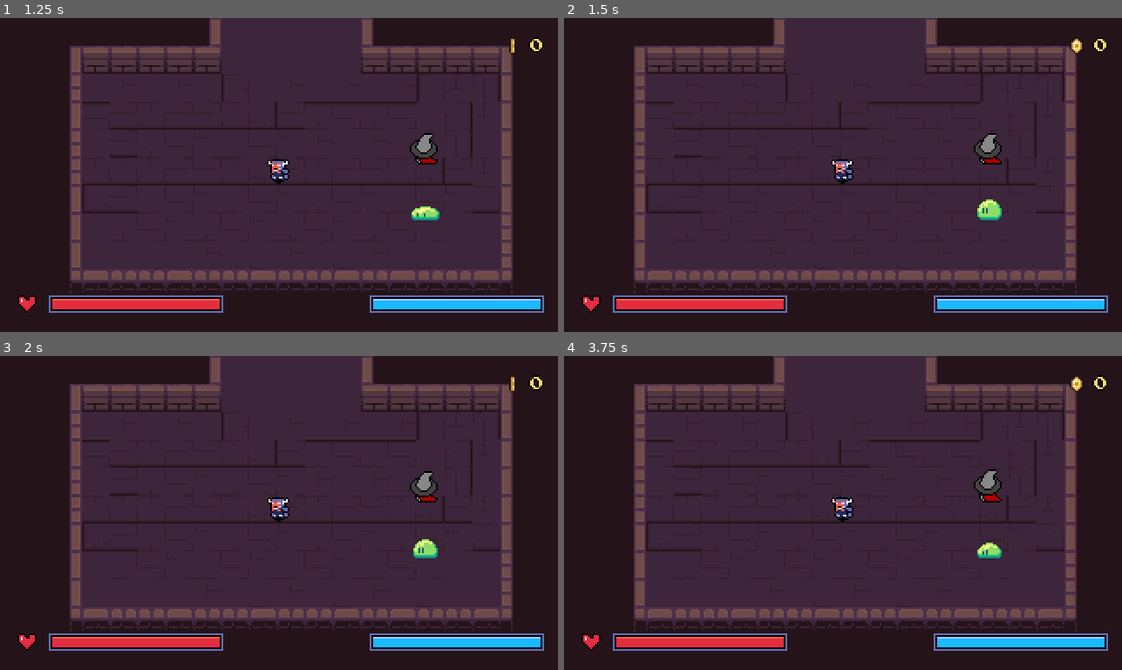
Above: before the commit, frames 1-4 (two rows, left to right).
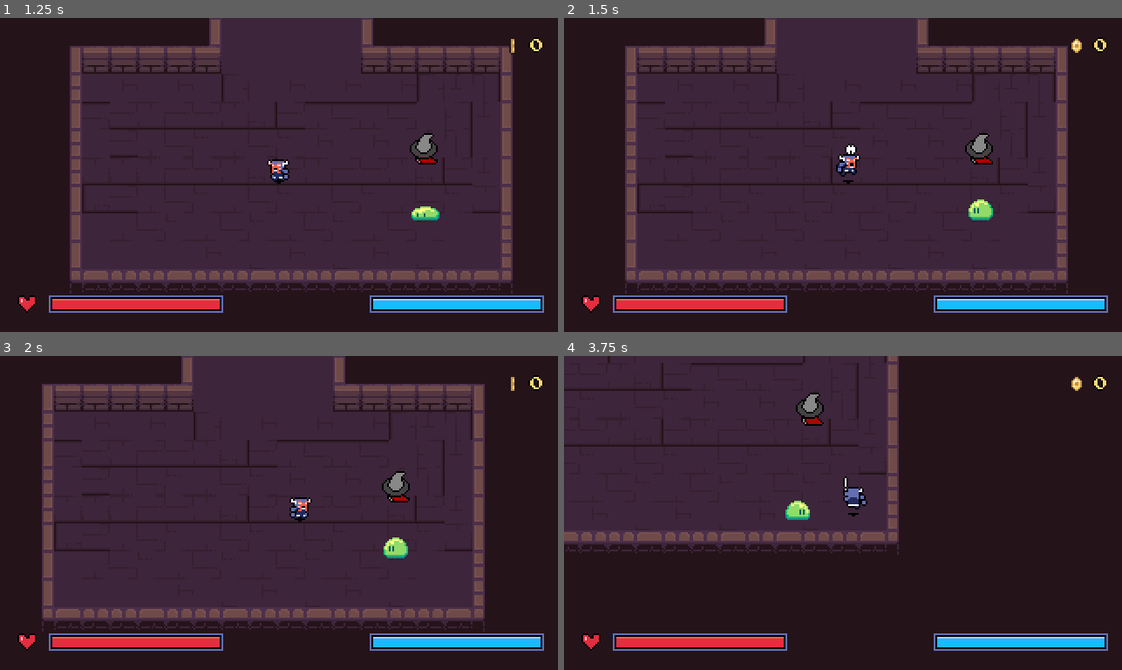
Above: after the commit, the same moments.

Repository: DaEpickid540/haven-2026
Game: Godot game, scene res://Scenes/main.tscn
Two runs of this game, one before a commit and one after it. Both use one fixed random seed, a clock stepped at 60 frames per second and the inputs below.
Inputs (mouse positions are in pixels of both pictures, inside the frame that each line leads up to):
- Up to frame 1 (1.25 s): click "Start Game" at 0.5 s
- Up to frame 2 (1.5 s): move the mouse to (965, 159) at 1.27 s; hold Right (right) from 1.28 s (still down); tap J (attack) at 1.35 s; click (965, 159) at 1.42 s
- Up to frame 3 (2 s): keep holding Right (right)
- Up to frame 4 (3.75 s): move the mouse to (731, 528) at 2.02 s; release Right (right) at 2.03 s; hold Down (down) 2.03-2.78 s; tap X (dash) at 2.1 s; move the mouse to (898, 443) at 2.77 s; hold Right (right) 2.78-3.53 s; hold E (interact) 2.78-3.53 s; move the mouse to (815, 575) at 3.52 s; hold Up (up) from 3.53 s (still down); tap J (attack) at 3.6 s; click (815, 575) at 3.67 s

Frame 1 is identical in both runs. In frame 2, 9.2% of the frame differs, in the area x 10-92%, y 0-88%; in frame 3, 13%; in frame 4, 48%, in the area x 0-92%, y 0-88%.
Error before the commit: Parse Error: Variable "input_vector" has the same name as a previously declared variable. (res://Scripts/player.gd:23)

Commit message:
BUGFIX

Diff:
--- a/Scenes/player.tscn
+++ b/Scenes/player.tscn
@@ -548,6 +548,9 @@
 hframes = 5
 vframes = 9
 
+[node name="CollisionShape2D" type="CollisionShape2D" parent="."]
+shape = SubResource("CircleShape2D_0wjns")
+
 [node name="AnimationPlayer" type="AnimationPlayer" parent="." unique_id=2010076232]
 root_node = NodePath("../Sprite2D")
 libraries/ = SubResource("AnimationLibrary_cvnsp")
--- a/Scripts/player.gd
+++ b/Scripts/player.gd
@@ -20,12 +20,10 @@
 @onready var weapon_hitbox: Area2D = $WeaponHitbox
 
 
-var input_vector = Vector2.ZERO
 
 const SPEED = 100.0
-const HURT_COOLDOWN := 0.6
 
-var _hurt_timer := 0.0
+
 var _enemies_hit_this_attack: Array[Node2D] = []
 
 
@@ -66,7 +64,7 @@
 	velocity = input_vector * speed
 	move_and_slide()
 
-func move_state(delta: float) -> void:
+func move_state() -> void:
 	input_vector = Input.get_vector("left","right","up","down")
 
 	if input_vector != Vector2.ZERO:
